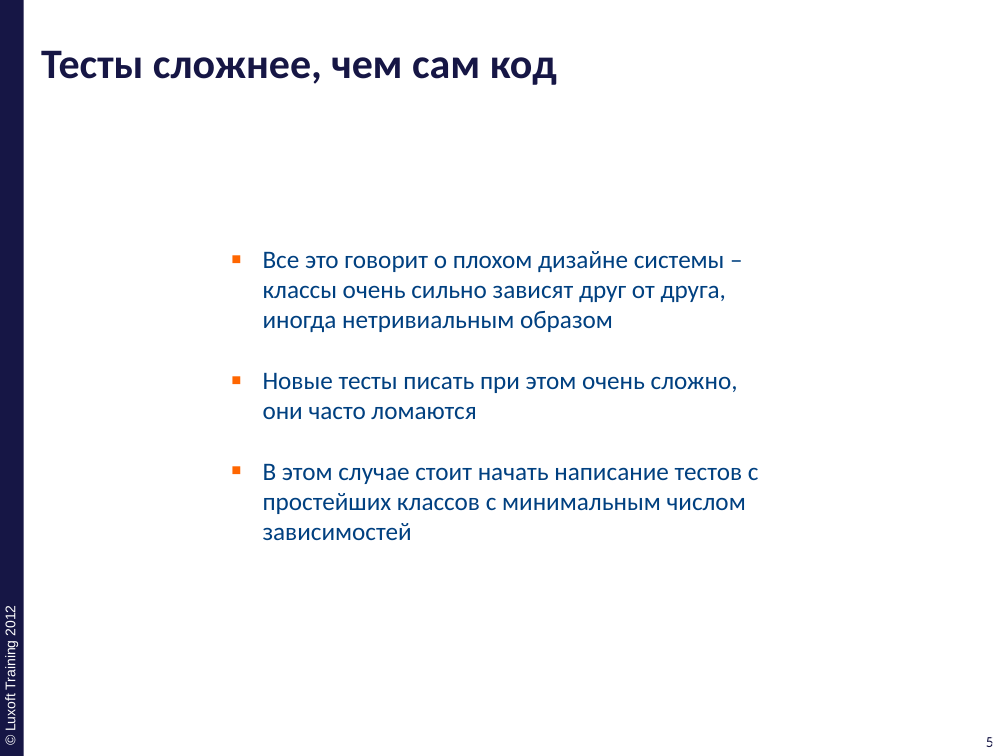
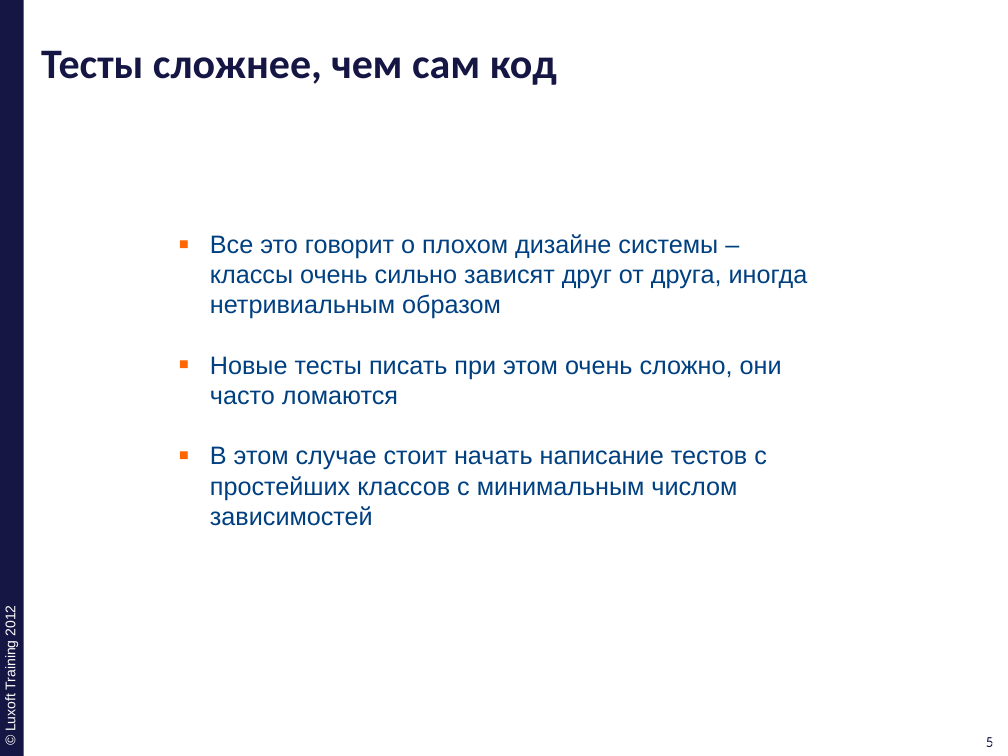
Before and after one commit to ivan-dyachenko/Trainings, a slide deck: slide 5 of Test Driven Development/materials/pptx/13. TDD-Evangelists.pptx. Drawn at 1008x756 pixels with LibreOffice and Linux fonts; fonts in the diff are those of the drawing; background and template pictures are left out. Boxes give left, top, right and bottom in pixels: in the first picture for what was removed or moved away, otherwise in the second. Text is boxed around its words. In the diff, an @@ line names an element or a change of style, - is before the commit and + after.

```diff
--- a/Test Driven Development/materials/pptx/13. TDD-Evangelists.pptx
+++ b/Test Driven Development/materials/pptx/13. TDD-Evangelists.pptx
@@ text "Все это говорит о плохом ...": place and size @@
-text "Все это говорит о плохом ..." at box(263, 251, 759, 541)
+text "Все это говорит о плохом ..." at box(210, 234, 808, 526)
@@ text "Все это говорит о плохом ..." at box(210, 234, 808, 526): font Calibri to Arial @@
```
Also in this commit, not shown: 14 other slides changed, 1 other file.
